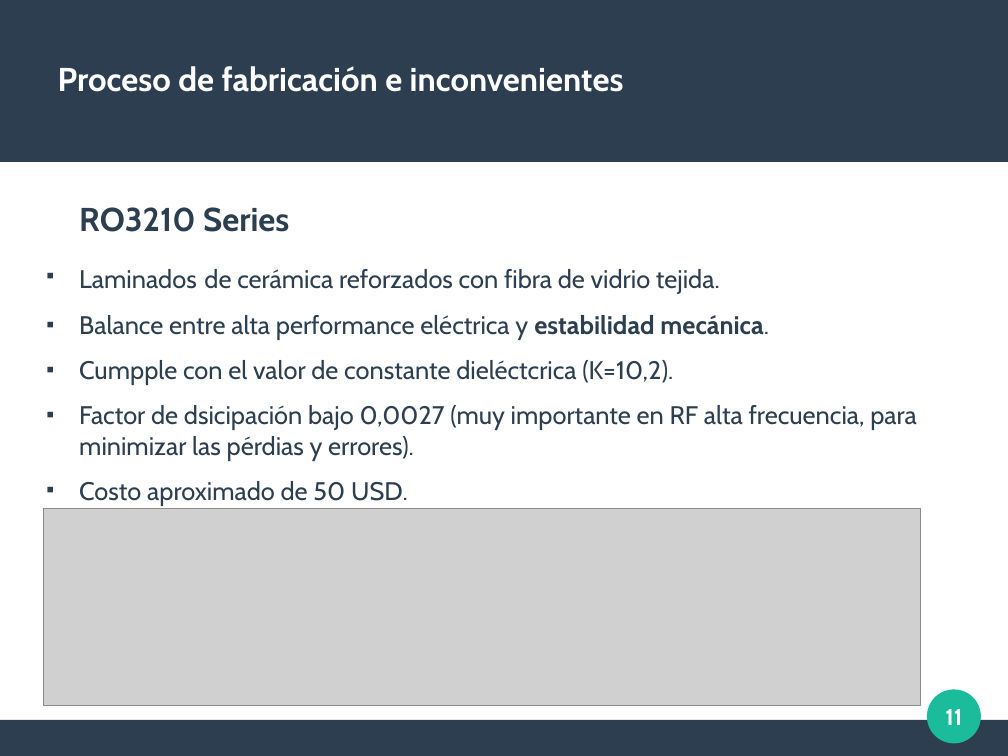
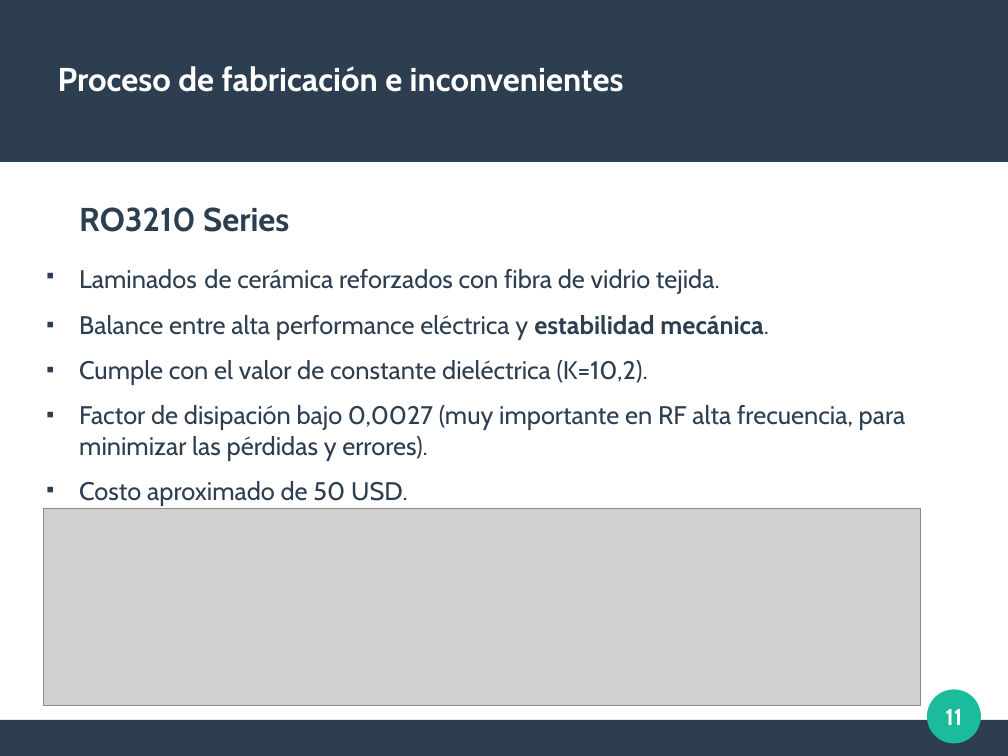
Before and after one commit to brunoe90/ProyectoFinalUTN, a slide deck: slide 11 of Medidas/PPT/G5 - Med S on wafer.odp. Drawn at 1008x756 pixels with LibreOffice and Linux fonts; fonts in the diff are those of the drawing; grey boxes stand for pictures. Boxes give left, top, right and bottom in pixels: in the first picture for what was removed or moved away, otherwise in the second. Text is boxed around its words. In the diff, an @@ line names an element or a change of style, - is before the commit and + after.

```diff
--- a/Medidas/PPT/G5 - Med S on wafer.odp
+++ b/Medidas/PPT/G5 - Med S on wafer.odp
@@ text at (79,360,906,461): text changed @@
-■ Cumpple con el valor de constante dieléctcrica (K=10,2).
-■ Factor de dsicipación bajo 0,0027 (muy importante en RF alta frecuencia, para minimizar las pérdias y errores).
+■ Cumple con el valor de constante dieléctrica (K=10,2).
+■ Factor de disipación bajo 0,0027 (muy importante en RF alta frecuencia, para minimizar las pérdidas y errores).
```
Also in this commit, not shown: 3 other slides changed, 3 other files.
